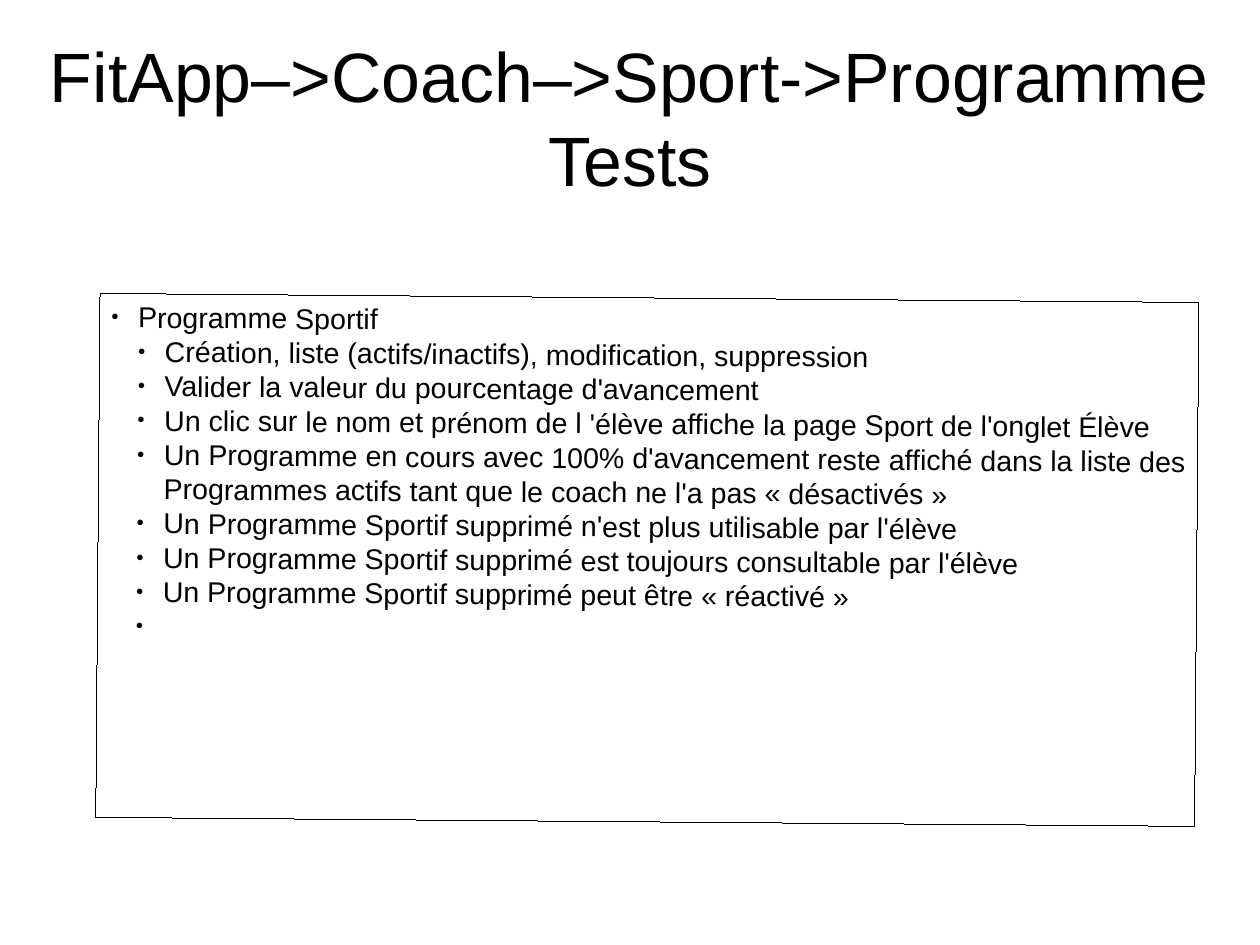
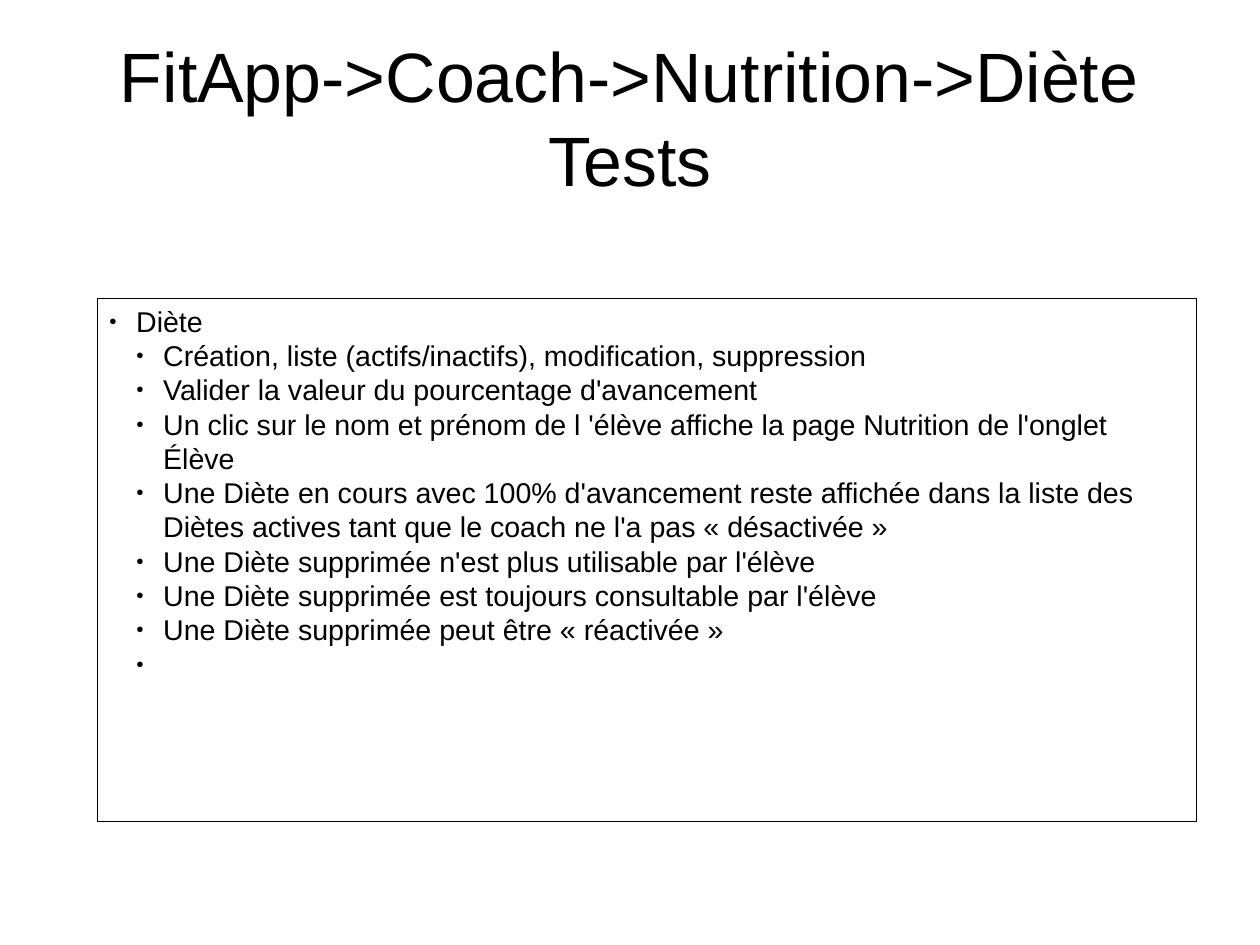
Before and after one commit to NicolasGavard/WebVysionSportV2, a slide deck: slide 25 of Documentations/FitApp - Nutrition v1.02.odp (slide 24 before the commit). Drawn at 1260x945 pixels with LibreOffice and Linux fonts; fonts in the diff are those of the drawing. Boxes give left, top, right and bottom in pixels: in the first picture for what was removed or moved away, otherwise in the second. Text is boxed around its words. In the diff, an @@ line names an element or a change of style, - is before the commit and + after.

Commit message:
Doc Nutrition

```diff
--- a/Documentations/FitApp - Nutrition v1.02.odp
+++ b/Documentations/FitApp - Nutrition v1.02.odp
@@ title at [120, 50, 1138, 187]: text changed @@
-FitApp–>Coach–>Sport->Programme
-Tests
+FitApp->Coach->Nutrition->Diète
+Tests
@@ rectangle "Diète": place and size @@
-rectangle "Diète" at [96, 294, 1199, 827]
+rectangle "Diète" at [98, 298, 1197, 822]
@@ text in rectangle at [136, 311, 203, 333]: text changed @@
-● Programme Sportif
+● Diète
@@ text in rectangle at [163, 414, 1133, 646]: text changed @@
-  ● Un clic sur le nom et prénom de l 'élève affiche la page Sport de l'onglet Élève
-  ● Un Programme en cours avec 100% d'avancement reste affiché dans la liste des Programmes actifs tant que le coach ne l'a pas « désactivés »
-  ● Un Programme Sportif supprimé n'est plus utilisable par l'élève
-  ● Un Programme Sportif supprimé est toujours consultable par l'élève
-  ● Un Programme Sportif supprimé peut être « réactivé »
+  ● Un clic sur le nom et prénom de l 'élève affiche la page Nutrition de l'onglet Élève
+  ● Une Diète en cours avec 100% d'avancement reste affichée dans la liste des Diètes actives tant que le coach ne l'a pas « désactivée »
+  ● Une Diète supprimée n'est plus utilisable par l'élève
+  ● Une Diète supprimée est toujours consultable par l'élève
+  ● Une Diète supprimée peut être « réactivée »
```
Also in this commit, not shown: 14 other slides changed, 6 slides added, 6 slides removed, 1 other file.
